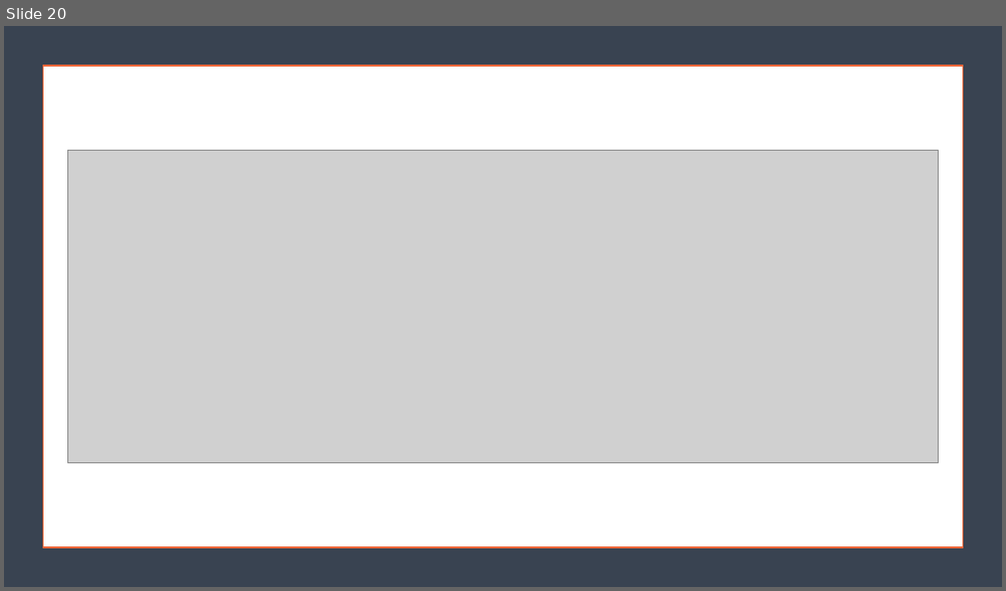
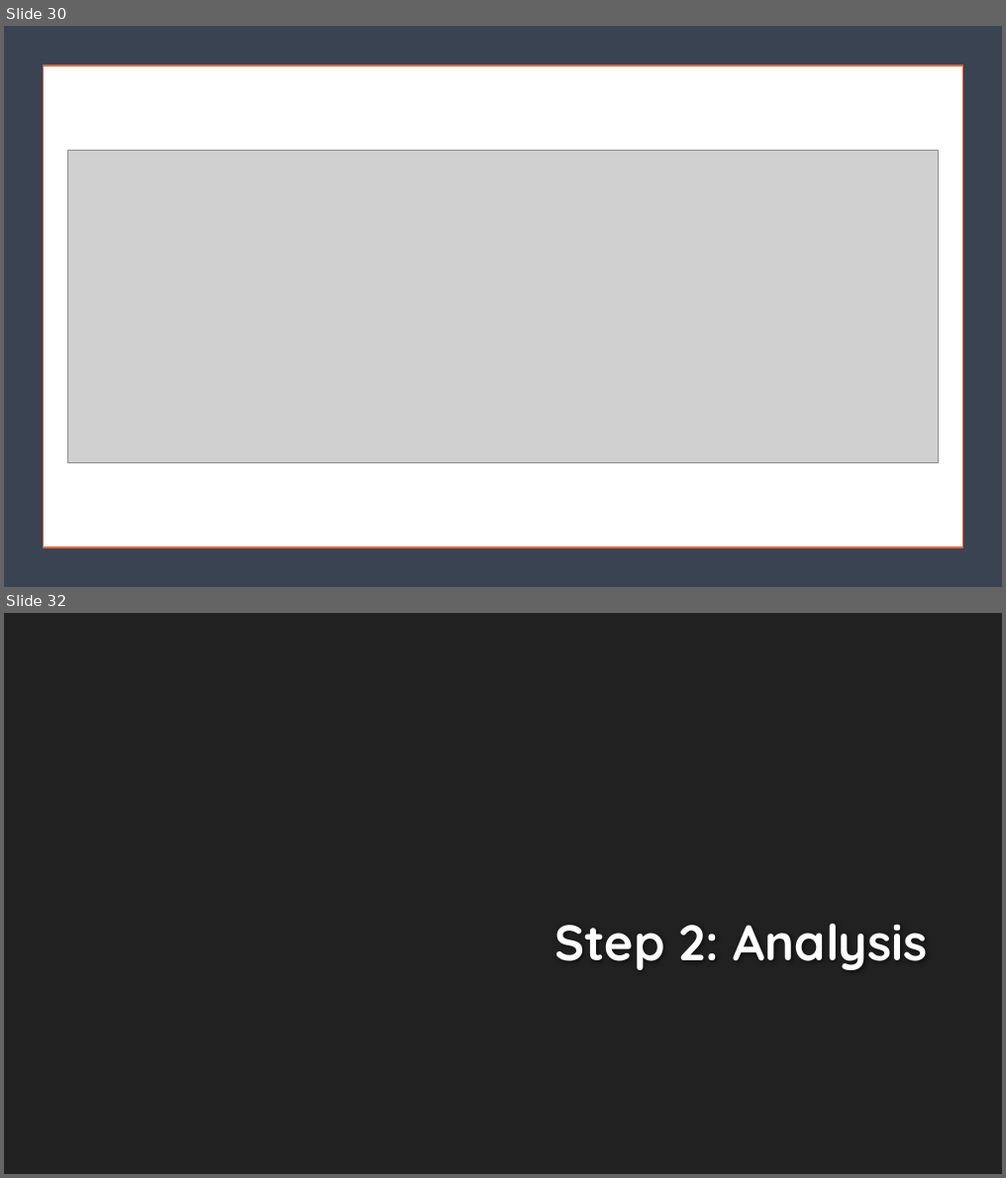
Before and after one commit to hexa-decim8/ISBPM, a slide deck: Class_Materials/Week_3/Day_1/ISBPM w3d1.pptx. Shown one above the other, each under a label of ours: slide 20 before the commit, slides 30 and 32 after it; the slides between them are not shown. The pictures are 1006x591 and 1006x1178 pixels, drawn with LibreOffice and Linux fonts; fonts in the diff are those of the drawing; grey boxes stand for pictures; background and template pictures are left out. Boxes give left, top, right and bottom in pixels: in the first picture for what was removed or moved away, otherwise in the second. Text is boxed around its words. In the diff, an @@ line names an element or a change of style, - is before the commit and + after.

```diff
--- a/Class_Materials/Week_3/Day_1/ISBPM w3d1.pptx
+++ b/Class_Materials/Week_3/Day_1/ISBPM w3d1.pptx
@@ slide 32 added at [4, 613, 1002, 1174], background #212121 @@
@@ title added at [554, 923, 928, 970], 48 pt, text #FEFEFE, bold @@
+Step 2: Analysis
@@ what was slide 20 is now slide 30 @@
```
Also in this commit, not shown: 4 slides changed, 27 other slides added, 1 slide removed, 5 other files.
